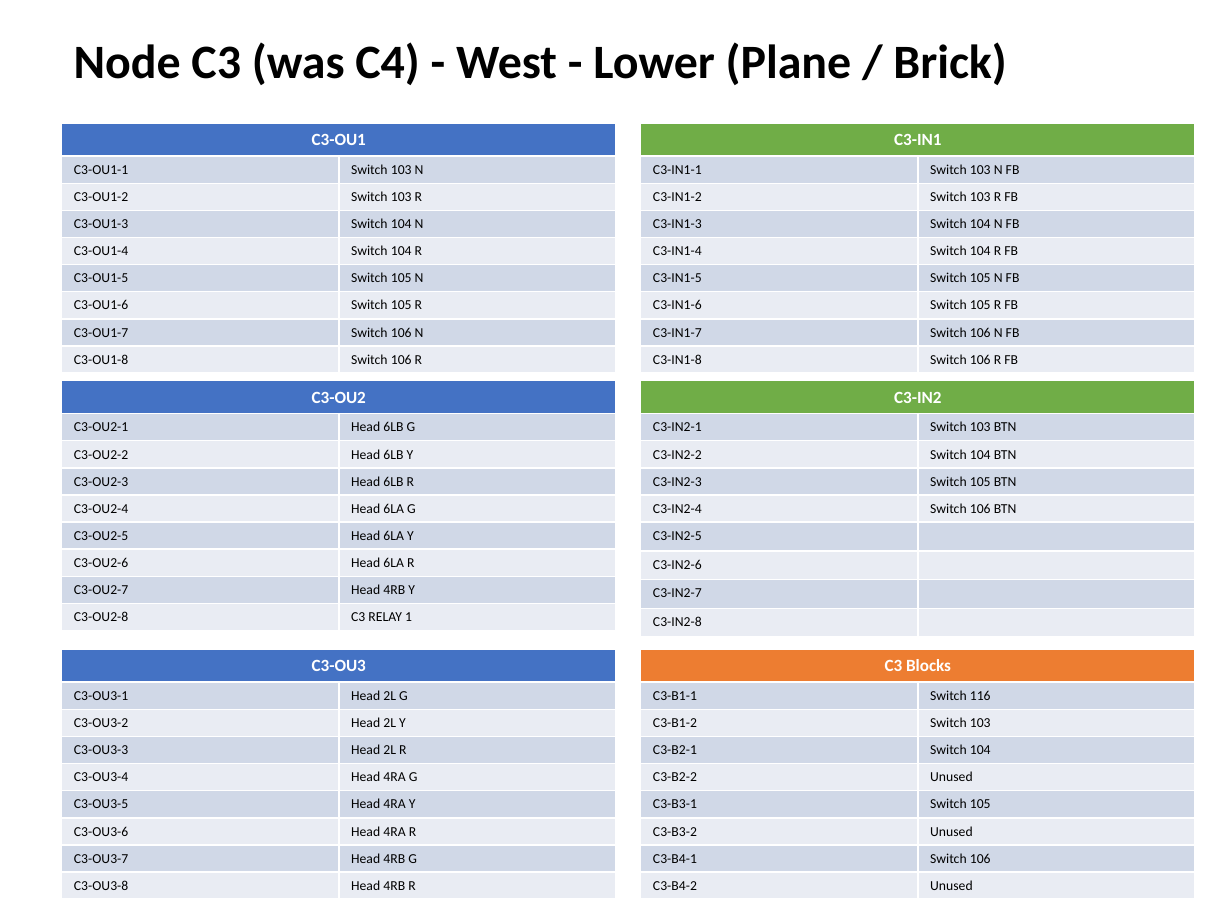
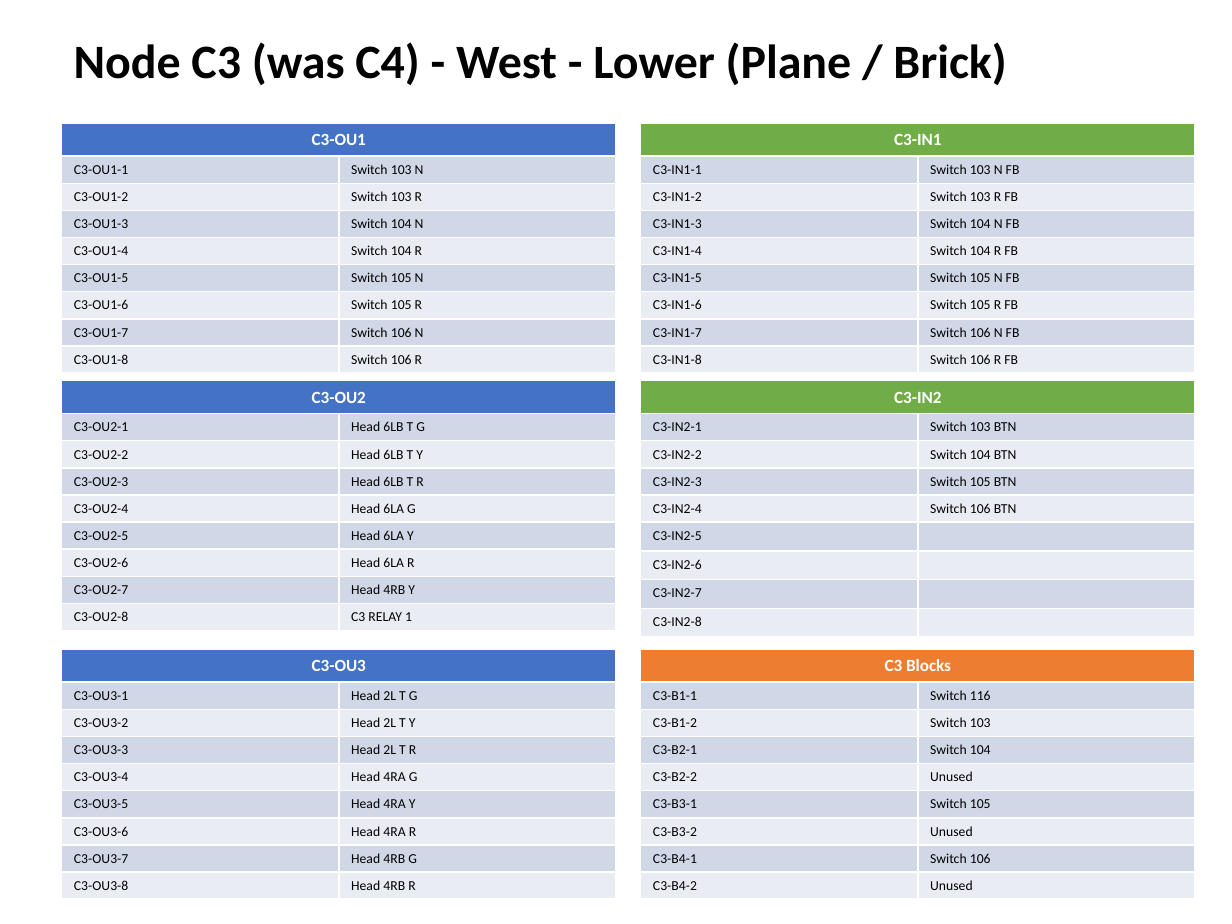
Before and after one commit to lnevo/hart, a slide deck: slide 5 of docs/wiring/Wiring_Schematic.pptx. Drawn at 1232x924 pixels with LibreOffice and Linux fonts; fonts in the diff are those of the drawing. Boxes give left, top, right and bottom in pixels: in the first picture for what was removed or moved away, otherwise in the second. Text is boxed around its words. In the diff, an @@ line names an element or a change of style, - is before the commit and + after.

```diff
--- a/docs/wiring/Wiring_Schematic.pptx
+++ b/docs/wiring/Wiring_Schematic.pptx
@@ table at <box>62,381,616,625</box> @@
-row 2, column 2: Head 6LB G
+row 2, column 2: Head 6LB T G
-row 3, column 2: Head 6LB Y
+row 3, column 2: Head 6LB T Y
-row 4, column 2: Head 6LB R
+row 4, column 2: Head 6LB T R
@@ table at <box>62,649,616,894</box> @@
-row 2, column 2: Head 2L G
+row 2, column 2: Head 2L T G
-row 3, column 2: Head 2L Y
+row 3, column 2: Head 2L T Y
-row 4, column 2: Head 2L R
+row 4, column 2: Head 2L T R
```
Also in this commit, not shown: 5 other slides changed, 15 other files.
